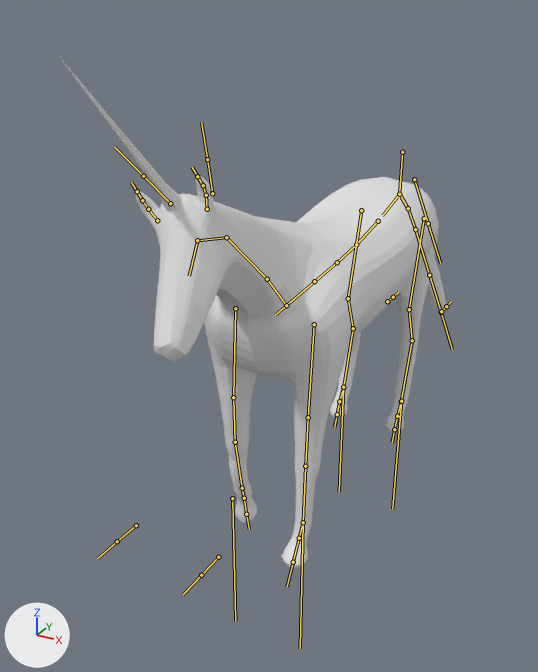
Before and after pictures for a commit that changed the FBX model Blender Models/Unicorn/Unicorn.fbx.
One viewpoint serves both versions: a camera (50 mm lens) standing at (4.39, -9.97, 7.27) and looking at (-0.39, -1.29, 2.93). The lights are fixed; the arrows at lower left show +X, +Y and +Z. Both versions are drawn at frame 91 of the action 'Armature|Unicorn_Idle'; the numbers are the values there. The bones that bend it are drawn over the model as lines.
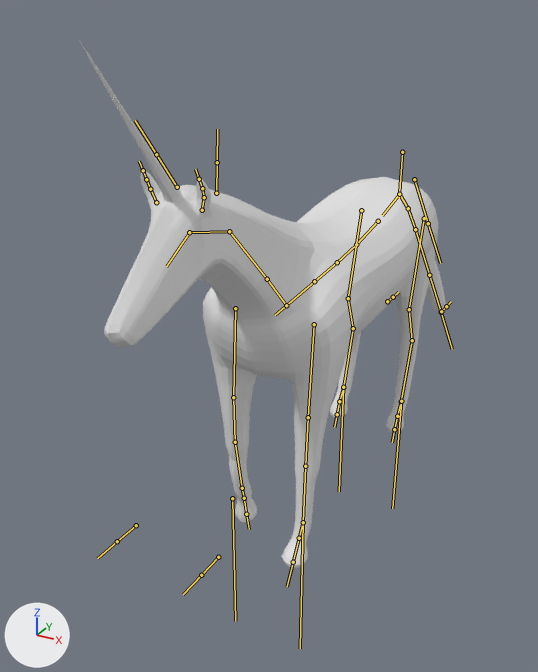
Boxes (x1, y1, x2, y2) around the edits, measured in the pictures (538 x 672 px):
'Cylinder', posed: before (59, 56, 446, 568); after (79, 40, 446, 568)
bone 'NeckBase', root to tip: before (267, 279) to (226, 237); after (267, 279) to (229, 231)
bone 'UpperNeck', root to tip: before (226, 237) to (197, 240); after (229, 231) to (189, 232)
bone 'Head', root to tip: before (197, 240) to (189, 276); after (189, 232) to (166, 266)

The edits, one by one:
Bone 'NeckBase' (bone_neckbase) turns from (-4, 19, -4) to (0, -3, -3) degrees about its own x, y and z.
Bone 'UpperNeck' (bone_upperneck) turns from (0, 0, 0) to (-3, 0, 0) degrees about its own x, y and z.
Bone 'Head' (bone_head) turns from (0, 0, 0) to (0, -2, 2) degrees about its own x, y and z.
